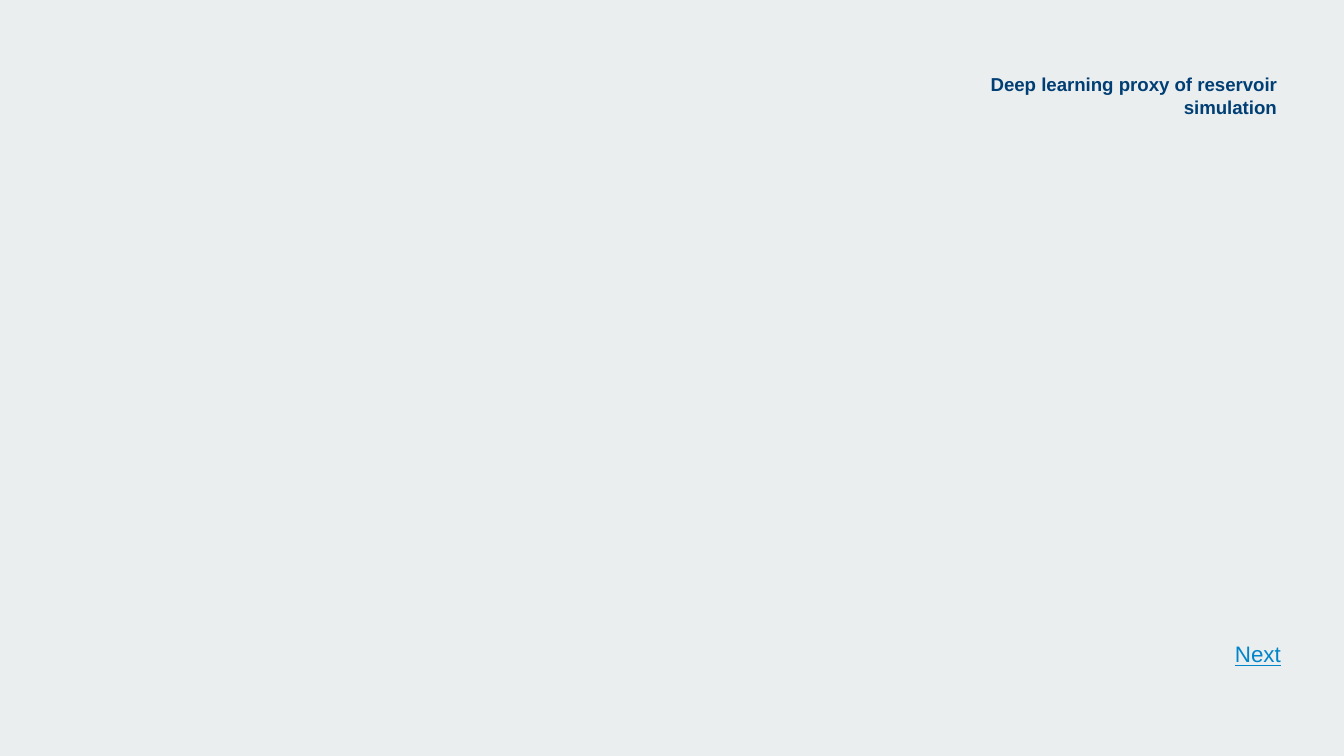
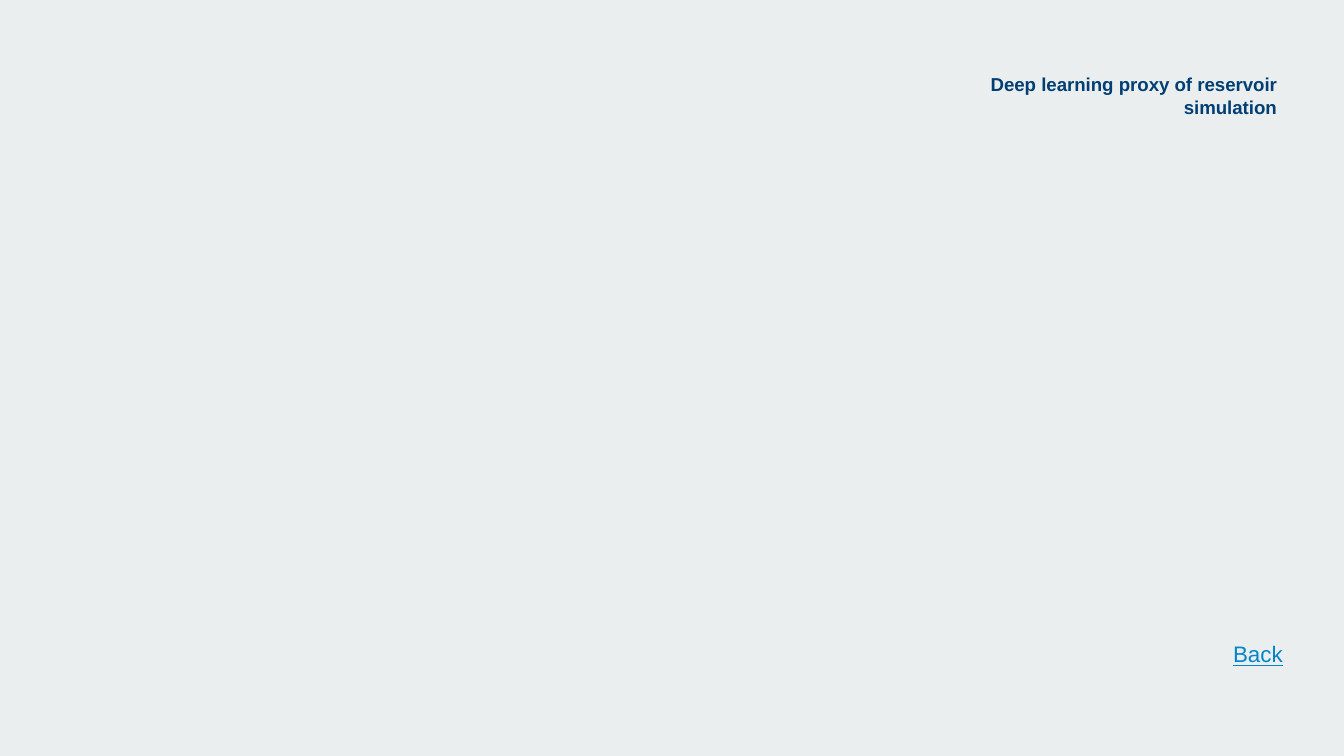
Before and after one commit to acse-srm3018/DeeplearningProxy, a slide deck: slide 12 of RahaMoosavi_presentation_ACSE9.pptx (slide 15 before the commit). Drawn at 1344x756 pixels with LibreOffice and Linux fonts; fonts in the diff are those of the drawing; background and template pictures are left out. Boxes give left, top, right and bottom in pixels: in the first picture for what was removed or moved away, otherwise in the second. Text is boxed around its words. In the diff, an @@ line names an element or a change of style, - is before the commit and + after.

```diff
--- a/RahaMoosavi_presentation_ACSE9.pptx
+++ b/RahaMoosavi_presentation_ACSE9.pptx
@@ text at box(1233, 645, 1283, 666): text changed @@
-Next
+Back
```
Also in this commit, not shown: 11 other slides changed, 3 slides removed.
